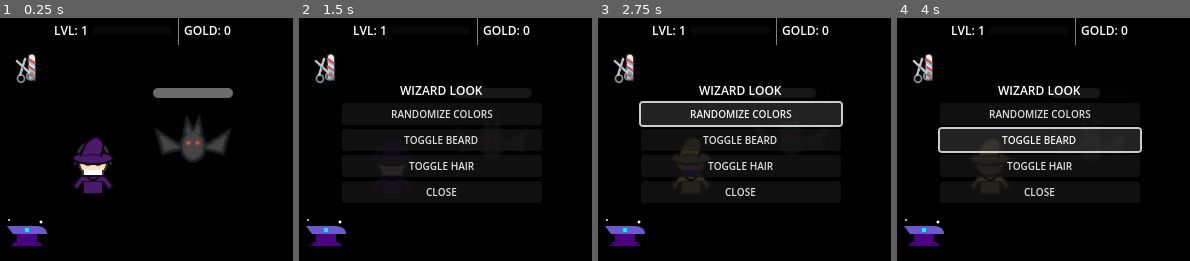
Above: before the commit, frames 1-4 (left to right).
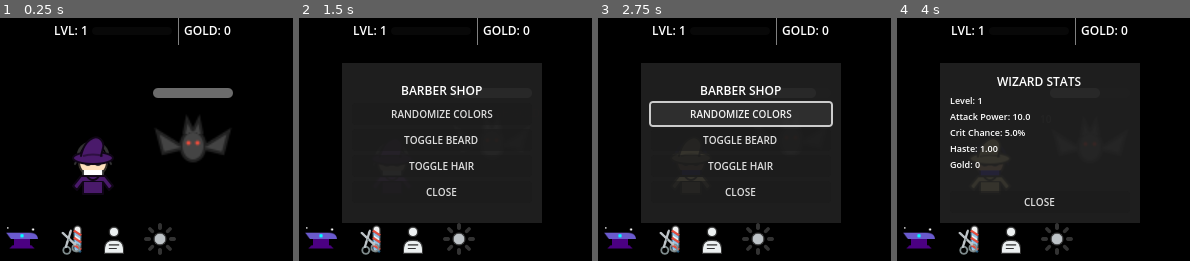
Above: after the commit, the same moments.

Repository: dgcarlucci/cast-lock
Game: Godot game, scene res://scenes/Main.tscn
The game is run twice, just before and just after one commit, with the same random seed, the same clock (stepped at 60 frames per second) and the same inputs.
Inputs (mouse positions are in pixels of both pictures, inside the frame that each line leads up to; where the layout moved, square brackets give the same spot in the first picture):
- Up to frame 1 (0.25 s): no input
- Up to frame 2 (1.5 s): click (322, 239) [325, 234] at 0.5 s; click (366, 239) [322, 66] at 1.25 s
- Up to frame 3 (2.75 s): click "RANDOMIZE COLORS" at 2 s
- Up to frame 4 (4 s): click (1011, 239) at 2.77 s; click (1040, 139) at 3.5 s, where only the run before the commit has a clickable "TOGGLE BEARD"

The runs differ from the first frame. In frame 1, 2.9% of the frame differs, in the area x 2-61%, y 14-98%; in frame 2, 22%; in frame 3, 21%; in frame 4, 25%, in the area x 2-84%, y 14-98%.

Commit message:
feat: overhaul UI with action tray, stats panel, and integrated crafting log

Diff:
--- /dev/null
+++ b/resources/gear_icon.svg
@@ -0,0 +1,4 @@
+<svg width="64" height="64" viewBox="0 0 64 64" fill="none" xmlns="http://www.w3.org/2000/svg">
+  <path d="M32 22C26.4772 22 22 26.4772 22 32C22 37.5228 26.4772 42 32 42C37.5228 42 42 37.5228 42 32C42 26.4772 37.5228 22 32 22Z" fill="#bdc3c7" stroke="#333" stroke-width="2"/>
+  <path d="M32 8V14M32 50V56M56 32H50M14 32H8M48.9706 15.0294L44.7279 19.2721M19.2721 44.7279L15.0294 48.9706M48.9706 48.9706L44.7279 44.7279M19.2721 19.2721L15.0294 15.0294" stroke="#333" stroke-width="6" stroke-linecap="round"/>
+</svg>
--- /dev/null
+++ b/resources/stats_icon.svg
@@ -0,0 +1,8 @@
+<svg width="64" height="64" viewBox="0 0 64 64" fill="none" xmlns="http://www.w3.org/2000/svg">
+  <!-- Head -->
+  <circle cx="32" cy="20" r="8" fill="#ecf0f1" stroke="#333" stroke-width="2"/>
+  <!-- Torso -->
+  <path d="M16 50C16 40 20 34 32 34C44 34 48 40 48 50V56H16V50Z" fill="#ecf0f1" stroke="#333" stroke-width="2"/>
+  <!-- Stat lines -->
+  <path d="M24 42H40M24 48H36" stroke="#333" stroke-width="2" stroke-linecap="round"/>
+</svg>
--- a/scenes/UI_Overlay.tscn
+++ b/scenes/UI_Overlay.tscn
@@ -1,8 +1,10 @@
-[gd_scene load_steps=4 format=3 uid="uid://c1g8x7k8p6j1n"]
+[gd_scene load_steps=6 format=3]
 
 [ext_resource type="Script" path="res://scripts/UI_Overlay.gd" id="1_x8b7o"]
-[ext_resource type="Texture2D" uid="uid://b1v7j8b7j8b7n" path="res://resources/anvil_icon.svg" id="2_j8b7n"]
+[ext_resource type="Texture2D" path="res://resources/anvil_icon.svg" id="2_j8b7n"]
 [ext_resource type="Texture2D" path="res://resources/barber_icon.svg" id="3_barber"]
+[ext_resource type="Texture2D" path="res://resources/stats_icon.svg" id="4_stats"]
+[ext_resource type="Texture2D" path="res://resources/gear_icon.svg" id="5_gear"]
 
 [node name="UI_Overlay" type="Control"]
 layout_mode = 3
@@ -41,48 +43,45 @@
 theme_override_font_sizes/font_size = 12
 text = "GOLD: 0"
 
-[node name="CraftButton" type="TextureButton" parent="."]
+[node name="ActionTray" type="HBoxContainer" parent="."]
 layout_mode = 1
 anchors_preset = 2
 anchor_top = 1.0
 anchor_bottom = 1.0
 offset_left = 10.0
-offset_top = -58.0
-offset_right = 58.0
+offset_top = -48.0
+offset_right = 210.0
 offset_bottom = -10.0
 grow_vertical = 0
+theme_override_constants/separation = 8
+
+[node name="CraftButton" type="TextureButton" parent="ActionTray"]
+custom_minimum_size = Vector2(38, 38)
+layout_mode = 2
 texture_normal = ExtResource("2_j8b7n")
-
-[node name="CustomizeButton" type="TextureButton" parent="."]
-layout_mode = 1
-anchors_preset = 0
-offset_left = 10.0
-offset_top = 30.0
-offset_right = 74.0
-offset_bottom = 94.0
-scale = Vector2(0.6, 0.6)
+ignore_texture_size = true
+stretch_mode = 5
+
+[node name="CustomizeButton" type="TextureButton" parent="ActionTray"]
+custom_minimum_size = Vector2(38, 38)
+layout_mode = 2
 texture_normal = ExtResource("3_barber")
-
-[node name="LootLogLabel" type="Label" parent="."]
-modulate = Color(1, 1, 1, 0.6)
-layout_mode = 1
-anchors_preset = 3
-anchor_left = 1.0
-anchor_top = 1.0
-anchor_right = 1.0
-anchor_bottom = 1.0
-offset_left = -120.0
-offset_top = -70.0
-offset_right = -10.0
-offset_bottom = -10.0
-grow_horizontal = 0
-grow_vertical = 0
-theme_override_constants/line_spacing = -2
-theme_override_font_sizes/font_size = 9
-text = "Recent Loot:
-- None"
-horizontal_alignment = 2
-vertical_alignment = 2
+ignore_texture_size = true
+stretch_mode = 5
+
+[node name="StatsButton" type="TextureButton" parent="ActionTray"]
+custom_minimum_size = Vector2(38, 38)
+layout_mode = 2
+texture_normal = ExtResource("4_stats")
+ignore_texture_size = true
+stretch_mode = 5
+
+[node name="SettingsButton" type="TextureButton" parent="ActionTray"]
+custom_minimum_size = Vector2(38, 38)
+layout_mode = 2
+texture_normal = ExtResource("5_gear")
+ignore_texture_size = true
+stretch_mode = 5
 
 [node name="PlaterBar" type="ProgressBar" parent="."]
 layout_mode = 0
@@ -103,7 +102,16 @@
 grow_horizontal = 2
 grow_vertical = 2
 
-[node name="CustomizationPanel" type="ColorRect" parent="."]
+[node name="Overlays" type="Control" parent="."]
+layout_mode = 1
+anchors_preset = 15
+anchor_right = 1.0
+anchor_bottom = 1.0
+grow_horizontal = 2
+grow_vertical = 2
+mouse_filter = 2
+
+[node name="CustomizationPanel" type="ColorRect" parent="Overlays"]
 visible = false
 layout_mode = 1
 anchors_preset = 8
@@ -117,46 +125,192 @@
 offset_bottom = 80.0
 grow_horizontal = 2
 grow_vertical = 2
-color = Color(0, 0, 0, 0.784314)
-
-[node name="VBox" type="VBoxContainer" parent="CustomizationPanel"]
-layout_mode = 1
-anchors_preset = 15
-anchor_right = 1.0
-anchor_bottom = 1.0
+color = Color(0.129412, 0.129412, 0.129412, 0.901961)
+
+[node name="VBox" type="VBoxContainer" parent="Overlays/CustomizationPanel"]
+layout_mode = 1
+anchors_preset = 15
+anchor_right = 1.0
+anchor_bottom = 1.0
+offset_left = 10.0
+offset_top = 10.0
+offset_right = -10.0
+offset_bottom = -10.0
 grow_horizontal = 2
 grow_vertical = 2
 alignment = 1
 
-[node name="Label" type="Label" parent="CustomizationPanel/VBox"]
-layout_mode = 2
-theme_override_font_sizes/font_size = 12
-text = "WIZARD LOOK"
+[node name="Label" type="Label" parent="Overlays/CustomizationPanel/VBox"]
+layout_mode = 2
+theme_override_font_sizes/font_size = 12
+text = "BARBER SHOP"
 horizontal_alignment = 1
 
-[node name="RandomizeButton" type="Button" parent="CustomizationPanel/VBox"]
+[node name="RandomizeButton" type="Button" parent="Overlays/CustomizationPanel/VBox"]
 layout_mode = 2
 theme_override_font_sizes/font_size = 10
 text = "RANDOMIZE COLORS"
 
-[node name="BeardToggle" type="Button" parent="CustomizationPanel/VBox"]
+[node name="BeardToggle" type="Button" parent="Overlays/CustomizationPanel/VBox"]
 layout_mode = 2
 theme_override_font_sizes/font_size = 10
 text = "TOGGLE BEARD"
 
-[node name="HairToggle" type="Button" parent="CustomizationPanel/VBox"]
+[node name="HairToggle" type="Button" parent="Overlays/CustomizationPanel/VBox"]
 layout_mode = 2
 theme_override_font_sizes/font_size = 10
 text = "TOGGLE HAIR"
 
-[node name="CloseButton" type="Button" parent="CustomizationPanel/VBox"]
+[node name="CloseButton" type="Button" parent="Overlays/CustomizationPanel/VBox"]
 layout_mode = 2
 theme_override_font_sizes/font_size = 10
 text = "CLOSE"
 
-[connection signal="pressed" from="CraftButton" to="." method="_on_craft_button_pressed"]
-[connection signal="pressed" from="CustomizeButton" to="." method="_on_customize_button_pressed"]
-[connection signal="pressed" from="CustomizationPanel/VBox/RandomizeButton" to="." method="_on_randomize_button_pressed"]
-[connection signal="pressed" from="CustomizationPanel/VBox/BeardToggle" to="." method="_on_beard_toggle_pressed"]
-[connection signal="pressed" from="CustomizationPanel/VBox/HairToggle" to="." method="_on_hair_toggle_pressed"]
-[connection signal="pressed" from="CustomizationPanel/VBox/CloseButton" to="." method="_on_close_button_pressed"]
+[node name="StatsPanel" type="ColorRect" parent="Overlays"]
+visible = false
+layout_mode = 1
+anchors_preset = 8
+anchor_left = 0.5
+anchor_top = 0.5
+anchor_right = 0.5
+anchor_bottom = 0.5
+offset_left = -100.0
+offset_top = -80.0
+offset_right = 100.0
+offset_bottom = 80.0
+grow_horizontal = 2
+grow_vertical = 2
+color = Color(0.129412, 0.129412, 0.129412, 0.901961)
+
+[node name="VBox" type="VBoxContainer" parent="Overlays/StatsPanel"]
+layout_mode = 1
+anchors_preset = 15
+anchor_right = 1.0
+anchor_bottom = 1.0
+offset_left = 10.0
+offset_top = 10.0
+offset_right = -10.0
+offset_bottom = -10.0
+grow_horizontal = 2
+grow_vertical = 2
+
+[node name="Title" type="Label" parent="Overlays/StatsPanel/VBox"]
+layout_mode = 2
+theme_override_font_sizes/font_size = 12
+text = "WIZARD STATS"
+horizontal_alignment = 1
+
+[node name="Scroll" type="ScrollContainer" parent="Overlays/StatsPanel/VBox"]
+layout_mode = 2
+size_flags_vertical = 3
+
+[node name="StatsLabel" type="Label" parent="Overlays/StatsPanel/VBox/Scroll"]
+layout_mode = 2
+theme_override_font_sizes/font_size = 9
+text = "Atk: 10
+Crit: 5%
+Haste: 1.0"
+
+[node name="CloseButton" type="Button" parent="Overlays/StatsPanel/VBox"]
+layout_mode = 2
+theme_override_font_sizes/font_size = 10
+text = "CLOSE"
+
+[node name="CraftingPanel" type="ColorRect" parent="Overlays"]
+visible = false
+layout_mode = 1
+anchors_preset = 3
+anchor_left = 1.0
+anchor_top = 1.0
+anchor_right = 1.0
+anchor_bottom = 1.0
+offset_left = -140.0
+offset_top = -120.0
+offset_right = -10.0
+offset_bottom = -10.0
+grow_horizontal = 0
+grow_vertical = 0
+color = Color(0.129412, 0.129412, 0.129412, 0.627451)
+
+[node name="VBox" type="VBoxContainer" parent="Overlays/CraftingPanel"]
+layout_mode = 1
+anchors_preset = 15
+anchor_right = 1.0
+anchor_bottom = 1.0
+offset_left = 5.0
+offset_top = 5.0
+offset_right = -5.0
+offset_bottom = -5.0
+grow_horizontal = 2
+grow_vertical = 2
+
+[node name="Label" type="Label" parent="Overlays/CraftingPanel/VBox"]
+layout_mode = 2
+theme_override_font_sizes/font_size = 10
+text = "RECENT CRAFTS"
+horizontal_alignment = 1
+
+[node name="LootLogLabel" type="Label" parent="Overlays/CraftingPanel/VBox"]
+layout_mode = 2
+size_flags_vertical = 3
+theme_override_constants/line_spacing = -2
+theme_override_font_sizes/font_size = 8
+text = "- None"
+vertical_alignment = 2
+
+[node name="SettingsPanel" type="ColorRect" parent="Overlays"]
+visible = false
+layout_mode = 1
+anchors_preset = 8
+anchor_left = 0.5
+anchor_top = 0.5
+anchor_right = 0.5
+anchor_bottom = 0.5
+offset_left = -100.0
+offset_top = -50.0
+offset_right = 100.0
+offset_bottom = 50.0
+grow_horizontal = 2
+grow_vertical = 2
+color = Color(0.129412, 0.129412, 0.129412, 0.901961)
+
+[node name="VBox" type="VBoxContainer" parent="Overlays/SettingsPanel"]
+layout_mode = 1
+anchors_preset = 15
+anchor_right = 1.0
+anchor_bottom = 1.0
+offset_left = 10.0
+offset_top = 10.0
+offset_right = -10.0
+offset_bottom = -10.0
+grow_horizontal = 2
+grow_vertical = 2
+alignment = 1
+
+[node name="Label" type="Label" parent="Overlays/SettingsPanel/VBox"]
+layout_mode = 2
+theme_override_font_sizes/font_size = 12
+text = "SETTINGS"
+horizontal_alignment = 1
+
+[node name="SaveButton" type="Button" parent="Overlays/SettingsPanel/VBox"]
+layout_mode = 2
+theme_override_font_sizes/font_size = 10
+text = "SAVE GAME"
+
+[node name="CloseButton" type="Button" parent="Overlays/SettingsPanel/VBox"]
+layout_mode = 2
+theme_override_font_sizes/font_size = 10
+text = "CLOSE"
+
+[connection signal="pressed" from="ActionTray/CraftButton" to="." method="_on_craft_button_pressed"]
+[connection signal="pressed" from="ActionTray/CustomizeButton" to="." method="_on_customize_button_pressed"]
+[connection signal="pressed" from="ActionTray/StatsButton" to="." method="_on_stats_button_pressed"]
+[connection signal="pressed" from="ActionTray/SettingsButton" to="." method="_on_settings_button_pressed"]
+[connection signal="pressed" from="Overlays/CustomizationPanel/VBox/RandomizeButton" to="." method="_on_randomize_button_pressed"]
+[connection signal="pressed" from="Overlays/CustomizationPanel/VBox/BeardToggle" to="." method="_on_beard_toggle_pressed"]
+[connection signal="pressed" from="Overlays/CustomizationPanel/VBox/HairToggle" to="." method="_on_hair_toggle_pressed"]
+[connection signal="pressed" from="Overlays/CustomizationPanel/VBox/CloseButton" to="." method="_on_close_button_pressed"]
+[connection signal="pressed" from="Overlays/StatsPanel/VBox/CloseButton" to="." method="_on_close_button_pressed"]
+[connection signal="pressed" from="Overlays/SettingsPanel/VBox/SaveButton" to="." method="_on_save_button_pressed"]
+[connection signal="pressed" from="Overlays/SettingsPanel/VBox/CloseButton" to="." method="_on_close_button_pressed"]
--- a/scripts/UI_Overlay.gd
+++ b/scripts/UI_Overlay.gd
@@ -8,31 +8,52 @@
 @onready var xp_bar = $TopBar/XPBar
 @onready var enemy_health_bar = $PlaterBar
 @onready var floating_text_container = $FloatingTextContainer
-@onready var loot_log_label = $LootLogLabel
-@onready var customization_panel = $CustomizationPanel
+
+@onready var customization_panel = $Overlays/CustomizationPanel
+@onready var stats_panel = $Overlays/StatsPanel
+@onready var settings_panel = $Overlays/SettingsPanel
+@onready var crafting_panel = $Overlays/CraftingPanel
+@onready var loot_log_label = $Overlays/CraftingPanel/VBox/LootLogLabel
+@onready var stats_label = $Overlays/StatsPanel/VBox/Scroll/StatsLabel
 
 var loot_log: Array = []
-var log_fade_tween: Tween
 
 func _ready():
 	update_stats()
-	# Start with hidden log
-	loot_log_label.modulate.a = 0.0
 
 func _on_craft_button_pressed():
 	craft_pressed.emit()
 
 func _on_customize_button_pressed():
+	_close_all_panels()
 	customization_panel.visible = true
 
+func _on_stats_button_pressed():
+	_close_all_panels()
+	update_stats()
+	stats_panel.visible = true
+
+func _on_settings_button_pressed():
+	_close_all_panels()
+	settings_panel.visible = true
+
 func _on_close_button_pressed():
+	_close_all_panels()
+
+func _on_save_button_pressed():
+	StatsManager.save_stats()
+	show_floating_text("GAME SAVED", Color.GREEN)
+
+func _close_all_panels():
 	customization_panel.visible = false
+	stats_panel.visible = false
+	settings_panel.visible = false
 
 func _on_randomize_button_pressed():
 	var stats = StatsManager.stats
 	stats.robe_color = Color(randf(), randf(), randf())
-	stats.hat_color = stats.robe_color # Keep them matching for now
-	stats.skin_color = Color(0.8 + randf() * 0.2, 0.6 + randf() * 0.2, 0.5 + randf() * 0.2) # Flesh tones
+	stats.hat_color = stats.robe_color
+	stats.skin_color = Color(0.8 + randf() * 0.2, 0.6 + randf() * 0.2, 0.5 + randf() * 0.2)
 	stats.hair_color = Color(randf(), randf(), randf())
 	appearance_changed.emit()
 
@@ -47,43 +68,42 @@
 	appearance_changed.emit()
 
 func update_stats():
-	gold_label.text = "GOLD: " + str(int(StatsManager.stats.gold))
-	level_label.text = "LVL: " + str(StatsManager.stats.level)
+	var stats = StatsManager.stats
+	gold_label.text = "GOLD: " + str(int(stats.gold))
+	level_label.text = "LVL: " + str(stats.level)
 
 	xp_bar.max_value = StatsManager.get_xp_needed()
-	xp_bar.value = StatsManager.stats.xp
+	xp_bar.value = stats.xp
+
+	stats_label.text = "Level: %d\n" % stats.level
+	stats_label.text += "Attack Power: %.1f\n" % stats.attack_power
+	stats_label.text += "Crit Chance: %.1f%%\n" % (stats.crit_chance * 100.0)
+	stats_label.text += "Haste: %.2f\n" % stats.haste
+	stats_label.text += "Gold: %d" % int(stats.gold)
 
 func update_enemy_health(current, max_hp):
 	enemy_health_bar.max_value = max_hp
 	enemy_health_bar.value = current
 
 func add_loot_entry(entry_text):
+	crafting_panel.visible = true
 	loot_log.push_front(entry_text)
-	if loot_log.size() > 5:
+	if loot_log.size() > 8:
 		loot_log.pop_back()
 
-	var log_text = "Recent Loot:\n"
+	var log_text = ""
 	for entry in loot_log:
 		log_text += "- " + entry + "\n"
 	loot_log_label.text = log_text
 
-	# Show then fade out log
-	if log_fade_tween:
-		log_fade_tween.kill()
-
-	loot_log_label.modulate.a = 1.0
-	log_fade_tween = get_tree().create_tween()
-	log_fade_tween.tween_interval(3.0) # Show for 3 seconds
-	log_fade_tween.tween_property(loot_log_label, "modulate:a", 0.0, 1.0) # Fade for 1 second
-
 func show_floating_text(text, color):
-	# Very basic floating text implementation
 	var label = Label.new()
 	label.text = text
 	label.add_theme_color_override("font_color", color)
+	label.add_theme_font_size_override("font_size", 10)
 	floating_text_container.add_child(label)
 
 	var tween = get_tree().create_tween()
-	tween.tween_property(label, "position", label.position + Vector2(0, -30), 0.5)
-	tween.parallel().tween_property(label, "modulate:a", 0.0, 0.5)
+	tween.tween_property(label, "position", label.position + Vector2(0, -40), 1.0)
+	tween.parallel().tween_property(label, "modulate:a", 0.0, 1.0)
 	tween.tween_callback(label.queue_free)
